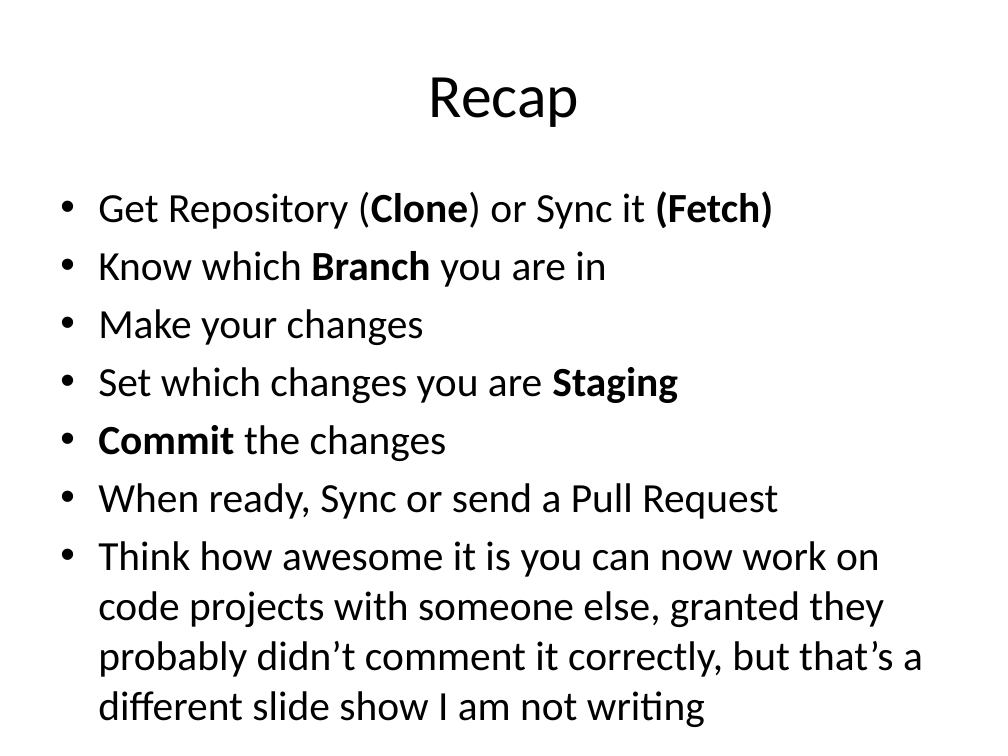
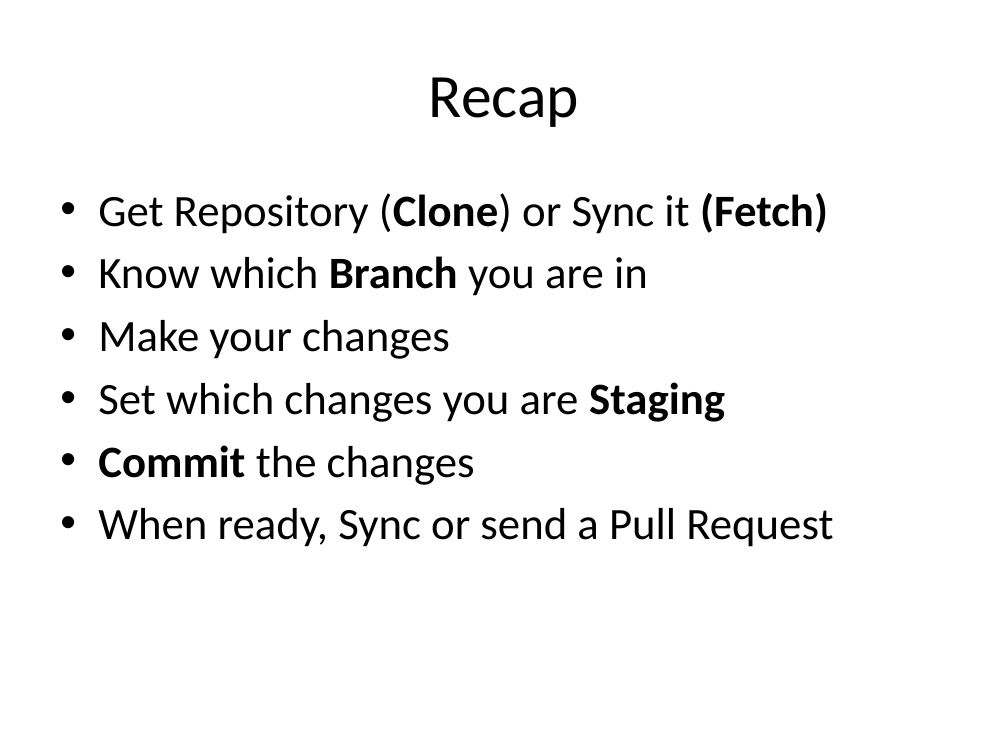
Before and after one commit to uwmadisonieee/Tutorials, a slide deck: slide 31 of Git and Github/Git and using GitHub.pptx (slide 38 before the commit). Drawn at 1008x756 pixels with LibreOffice and Linux fonts; fonts in the diff are those of the drawing. Boxes give left, top, right and bottom in pixels: in the first picture for what was removed or moved away, otherwise in the second. Text is boxed around its words. In the diff, an @@ line names an element or a change of style, - is before the commit and + after.

```diff
--- a/Git and Github/Git and using GitHub.pptx
+++ b/Git and Github/Git and using GitHub.pptx
@@ text "Get Repository (Clone) or Sync ..." at (98, 193, 833, 547): size 29.6 to 32 pt @@
@@ text at (98, 541, 923, 727): paragraph removed @@
-• Think how awesome it is you can now work on code projects with someone else, granted they probably didn’t comment it correctly, but that’s a different slide show I am not writing
```
Also in this commit, not shown: 8 other slides changed, 4 slides added, 11 slides removed, 1 other file.
